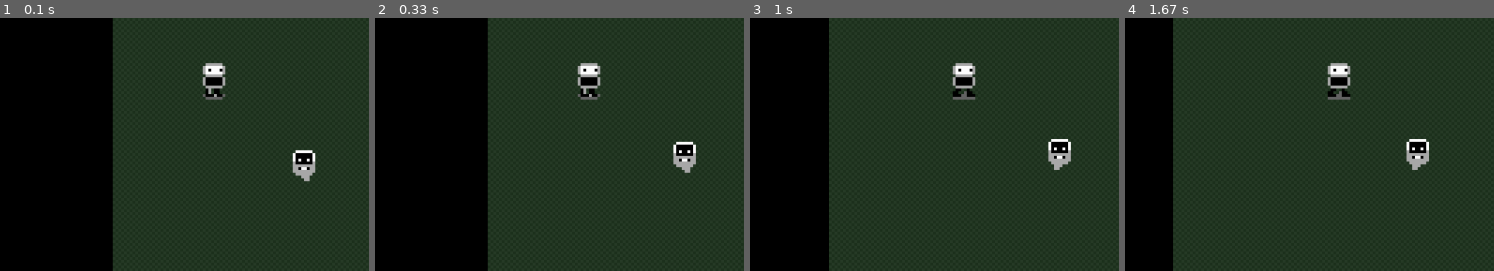
Above: before the commit, frames 1-4 (left to right).
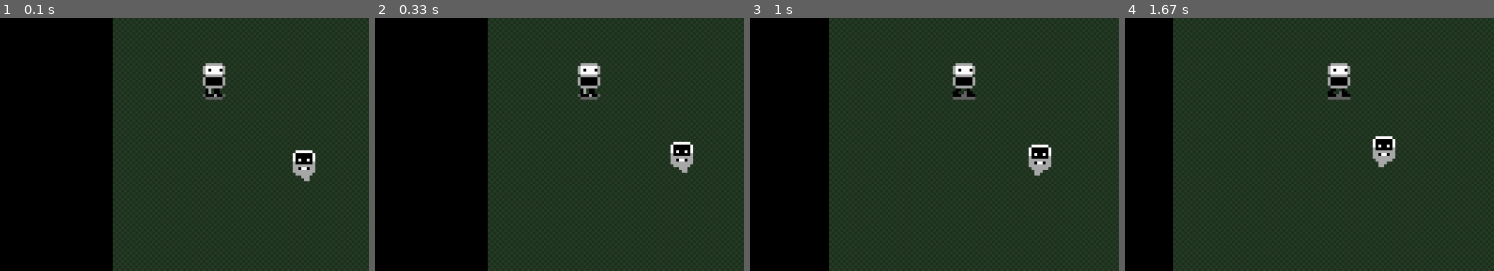
Above: after the commit, the same moments.

Repository: thefonzie-codes/pygame-rpg
Game: pygame game, started from main.py
Same seed, same stepped clock (60 frames per second), same inputs: the game is played once before the commit and once after it.
Inputs:
- Up to frame 1 (0.1 s): no input
- Up to frame 2 (0.33 s): no input
- Up to frame 3 (1 s): hold D 0.33-0.8 s; hold W from 0.83 s (still down)
- Up to frame 4 (1.67 s): release W at 1.13 s; hold D 1.17-1.63 s
The pictures show only the part of the screen within x 21-71%, y 38-88%; the shares and areas given below are measured in that part.

Frame 1 is identical in both runs. In frame 2, 0.4% of the frame differs, in the area x 79-87%, y 48-62%; in frame 3, 1.2%; in frame 4, 1.3%, in the area x 66-83%, y 46-61%.

Commit message:
slowed ghost movement

Diff:
--- a/entities/ghost.py
+++ b/entities/ghost.py
@@ -34,9 +34,9 @@
             "  GG    ",
         ]]
 
-    def move(self, map):
-        if random.randint(0, 100) < 10:  # Change direction randomly
-            self.movement = pygame.math.Vector2(random.choice([(1, 0), (0, 1), (-1, 0), (0, -1)]))
+    def move(self, map, speed = 0.5):
+        if random.randint(0, 100) < 2:  # Change direction randomly
+            self.movement = pygame.math.Vector2(random.choice([(1, 0), (0, 1), (-1, 0), (0, -1)])) * speed
 
         self.position += self.movement  # Vector addition for movement
 
